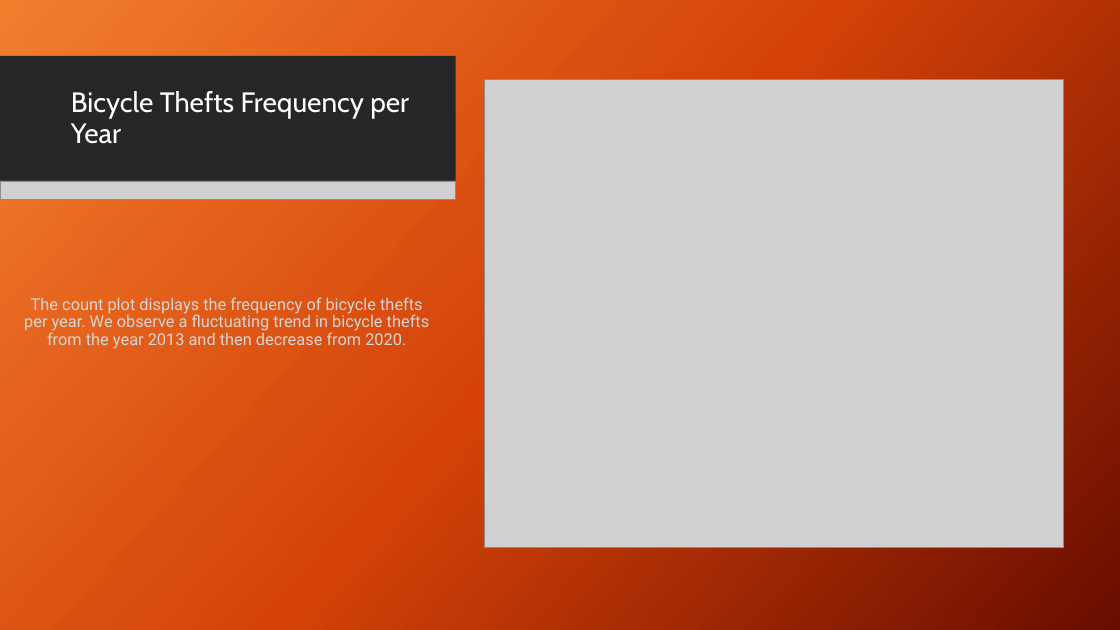
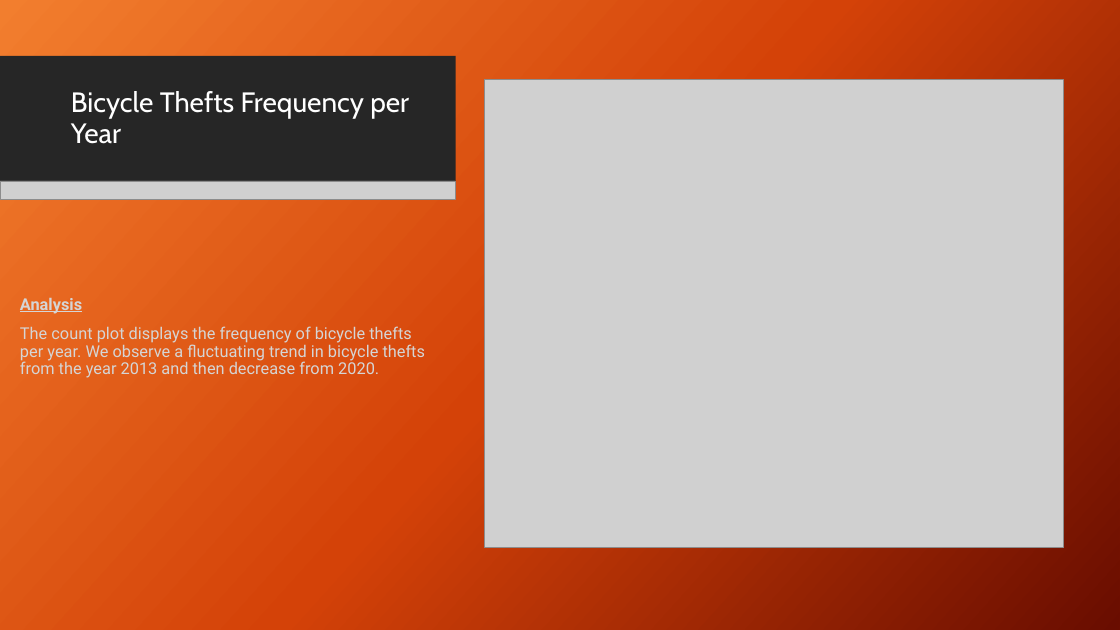
Before and after one commit to anaishrb/DI-Bootcamp-2.0, a slide deck: slide 2 of Week5/Hackaton/Présentation2.pptx. Drawn at 1120x630 pixels with LibreOffice and Linux fonts; fonts in the diff are those of the drawing; grey boxes stand for pictures; background and template pictures are left out. Boxes give left, top, right and bottom in pixels: in the first picture for what was removed or moved away, otherwise in the second. Text is boxed around its words. In the diff, an @@ line names an element or a change of style, - is before the commit and + after.

```diff
--- a/Week5/Hackaton/Présentation2.pptx
+++ b/Week5/Hackaton/Présentation2.pptx
@@ text at [20,297,82,314]: paragraph added @@
+Analysis
@@ text at [20,326,425,378]: alignment centre to left @@
```
Also in this commit, not shown: 2 other slides changed, 25 other files.
